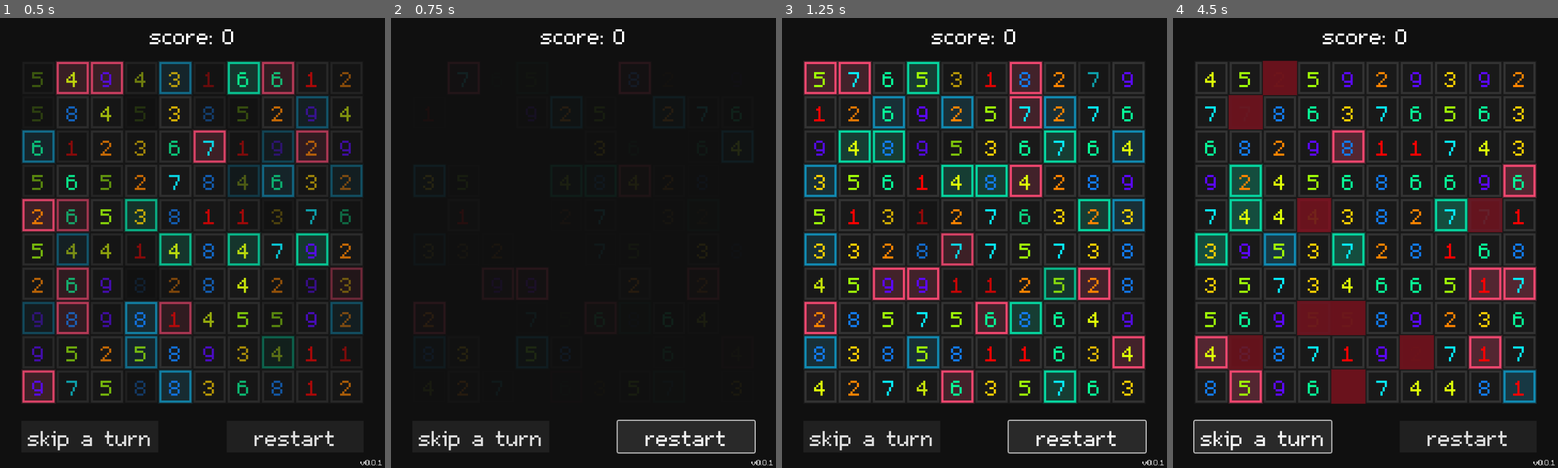
Above: before the commit, frames 1-4 (left to right).
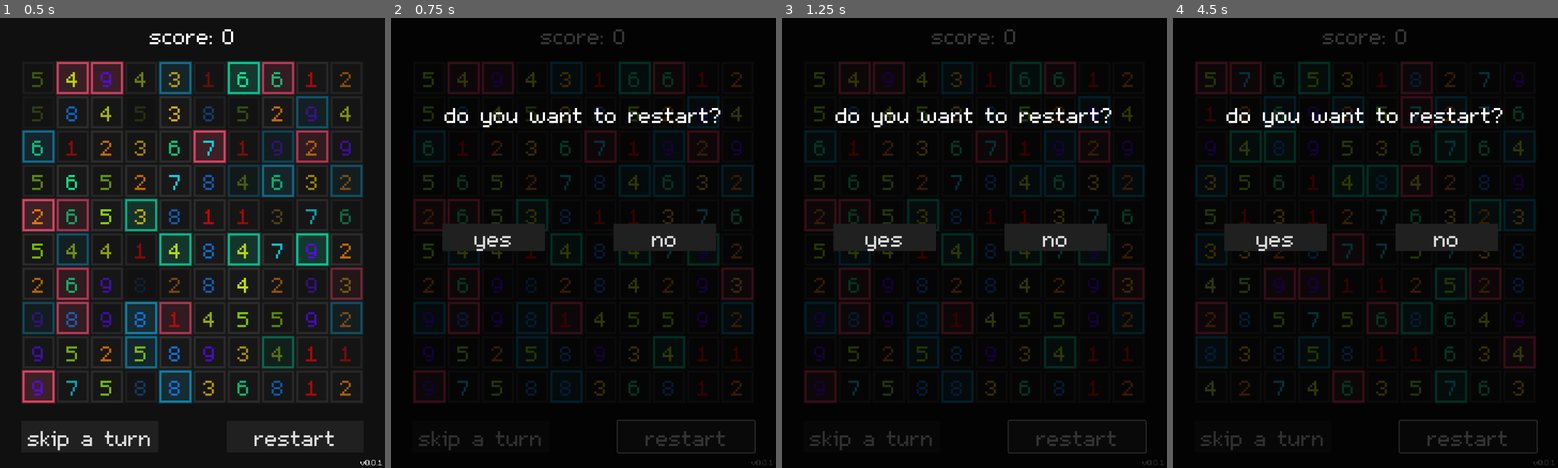
Above: after the commit, the same moments.

Repository: lorossi/Exploding-Boxes
Game: Godot game, scene res://scenes/gui/level.tscn
Same seed, same stepped clock (60 frames per second), same inputs: the game is played once before the commit and once after it.
Inputs (mouse positions are in pixels of both pictures, inside the frame that each line leads up to):
- Up to frame 1 (0.5 s): no input
- Up to frame 2 (0.75 s): click "restart" at 0.5 s
- Up to frame 3 (1.25 s): no input
- Up to frame 4 (4.5 s): click (1276, 238) at 1.25 s, where only the run after the commit has a clickable "yes"; click "restart" at 2 s; click (1446, 238) at 2.75 s, where only the run after the commit has a clickable "no"; click "restart" at 3.5 s; click "skip a turn" at 4.25 s

Frame 1 is identical in both runs. In frame 2, 12% of the frame differs, in the area x 5-100%, y 2-100%; in frame 3, 42%; in frame 4, 39%.

Commit message:
added restart confirmation

Diff:
--- a/scenes/gui/gui.tscn
+++ b/scenes/gui/gui.tscn
@@ -1,7 +1,8 @@
-[gd_scene load_steps=3 format=3 uid="uid://byvrsvu08omp3"]
+[gd_scene load_steps=4 format=3 uid="uid://byvrsvu08omp3"]
 
 [ext_resource type="Theme" uid="uid://cspbh3wsg5xg6" path="res://scenes/themes/gui_theme.tres" id="1_70ceh"]
 [ext_resource type="Script" path="res://scripts/gui/gui.gd" id="2_suiqi"]
+[ext_resource type="PackedScene" uid="uid://c5p4qh7pvymdg" path="res://scenes/gui/restart_confirmation.tscn" id="3_iairv"]
 
 [node name="Gui" type="Control"]
 layout_mode = 3
@@ -69,5 +70,7 @@
 horizontal_alignment = 2
 vertical_alignment = 2
 
-[connection signal="pressed" from="SkipButtonContainer/SkipButton" to="." method="_on_skip_button_pressed"]
-[connection signal="pressed" from="RestartButtonContainer/RestartButton" to="." method="_on_restart_button_pressed"]
+[node name="RestartConfirmation" parent="." instance=ExtResource("3_iairv")]
+visible = false
+top_level = true
+layout_mode = 1
--- /dev/null
+++ b/scenes/gui/restart_confirmation.tscn
@@ -0,0 +1,66 @@
+[gd_scene load_steps=3 format=3 uid="uid://c5p4qh7pvymdg"]
+
+[ext_resource type="Theme" uid="uid://cspbh3wsg5xg6" path="res://scenes/themes/gui_theme.tres" id="1_hdmpo"]
+[ext_resource type="Script" path="res://scripts/gui/restart_confirmation.gd" id="2_hrdul"]
+
+[node name="RestartConfirmation" type="Control"]
+layout_mode = 3
+anchors_preset = 15
+anchor_right = 1.0
+anchor_bottom = 1.0
+grow_horizontal = 2
+grow_vertical = 2
+theme = ExtResource("1_hdmpo")
+script = ExtResource("2_hrdul")
+
+[node name="ColorRect" type="ColorRect" parent="."]
+layout_mode = 1
+anchors_preset = 15
+anchor_right = 1.0
+anchor_bottom = 1.0
+grow_horizontal = 2
+grow_vertical = 2
+color = Color(0, 0, 0, 0.784314)
+
+[node name="CenterContainer" type="CenterContainer" parent="."]
+layout_mode = 1
+anchors_preset = -1
+anchor_top = 0.152
+anchor_right = 1.0
+anchor_bottom = 0.274
+offset_top = 0.319992
+offset_bottom = -0.160019
+
+[node name="Label" type="Label" parent="CenterContainer"]
+layout_mode = 2
+text = "do you want to restart?"
+
+[node name="RestartButtonContainer" type="MarginContainer" parent="."]
+custom_minimum_size = Vector2(256, 0)
+layout_mode = 2
+offset_left = 64.0
+offset_top = 384.0
+offset_right = 320.0
+offset_bottom = 435.0
+theme_override_constants/margin_left = 32
+theme_override_constants/margin_right = 32
+
+[node name="YesButton" type="Button" parent="RestartButtonContainer"]
+layout_mode = 2
+size_flags_stretch_ratio = 0.0
+text = "yes"
+
+[node name="RestartButtonContainer2" type="MarginContainer" parent="."]
+custom_minimum_size = Vector2(256, 0)
+layout_mode = 2
+offset_left = 384.0
+offset_top = 384.0
+offset_right = 640.0
+offset_bottom = 435.0
+theme_override_constants/margin_left = 32
+theme_override_constants/margin_right = 32
+
+[node name="NoButton" type="Button" parent="RestartButtonContainer2"]
+layout_mode = 2
+size_flags_stretch_ratio = 0.0
+text = "no"
--- a/scripts/gui/gui.gd
+++ b/scripts/gui/gui.gd
@@ -7,11 +7,24 @@
 
 var _score_label: Label
 var _version_label: Label
+var _skip_button: Button
+var _restart_button: Button
+
+var _restart_confirmation: RestartConfirmation
 
 
 func _ready() -> void:
 	_score_label = find_child("ScoreLabel")
 	_version_label = find_child("VersionLabel")
+	_skip_button = find_child("SkipButton")
+	_restart_button = find_child("RestartButton")
+	_restart_confirmation = find_child("RestartConfirmation")
+
+	_skip_button.pressed.connect(_on_skip_button_pressed)
+	_restart_button.pressed.connect(_on_restart_button_pressed)
+
+	_restart_confirmation.yes.connect(_on_restart_yes)
+	_restart_confirmation.no.connect(_on_restart_no)
 
 	var version = ProjectSettings.get_setting("application/config/version")
 	_version_label.text = "v" + version
@@ -26,7 +39,16 @@
 
 
 func _on_restart_button_pressed() -> void:
+	_restart_confirmation.visible = true
+
+
+func _on_restart_yes() -> void:
+	_restart_confirmation.visible = false
 	reset.emit()
+
+
+func _on_restart_no() -> void:
+	_restart_confirmation.visible = false
 
 
 func _on_skip_button_pressed() -> void:
--- a/scripts/gui/level.gd
+++ b/scripts/gui/level.gd
@@ -226,11 +226,13 @@
 		if c is GrowthCell:
 			to_grow.append(_get_pos_from_cell(c))
 			c.queue_free()
+		elif c is ExplosiveCell:
+			c.queue_free()
 		else:
 			if c is SpecialCell and randf() < c.get_replace_ratio():
 				_replace_special_cell()
 
-			c.die()
+			c.die(false)
 
 	for pos in to_grow:
 		_grow_cell(pos)
@@ -323,6 +325,8 @@
 	# check that the mouse is inside the level area
 	var mouse_inside = _level_area.get_rect().has_point(event.position)
 	if not mouse_inside:
+		_mouse_pressed = false
+		_reset_active_cells()
 		return
 
 	if _is_game_over():
--- /dev/null
+++ b/scripts/gui/restart_confirmation.gd
@@ -0,0 +1,27 @@
+class_name RestartConfirmation
+
+extends Control
+
+signal yes
+signal no
+
+var _yes_button: Button
+var _no_button: Button
+
+
+func _ready() -> void:
+	_yes_button = find_child("YesButton")
+	_no_button = find_child("NoButton")
+
+	_yes_button.pressed.connect(_on_yes_button_pressed)
+	_no_button.pressed.connect(_on_no_button_pressed)
+
+	_no_button.grab_focus()
+
+
+func _on_yes_button_pressed() -> void:
+	yes.emit()
+
+
+func _on_no_button_pressed() -> void:
+	no.emit()
